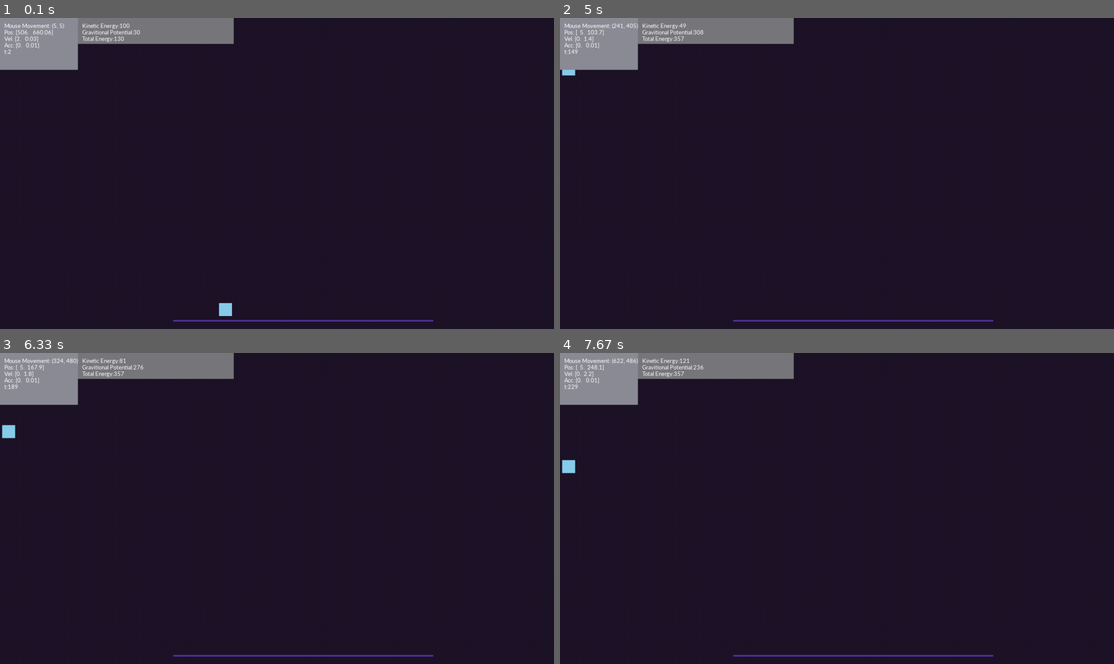
Above: before the commit, frames 1-4 (two rows, left to right).
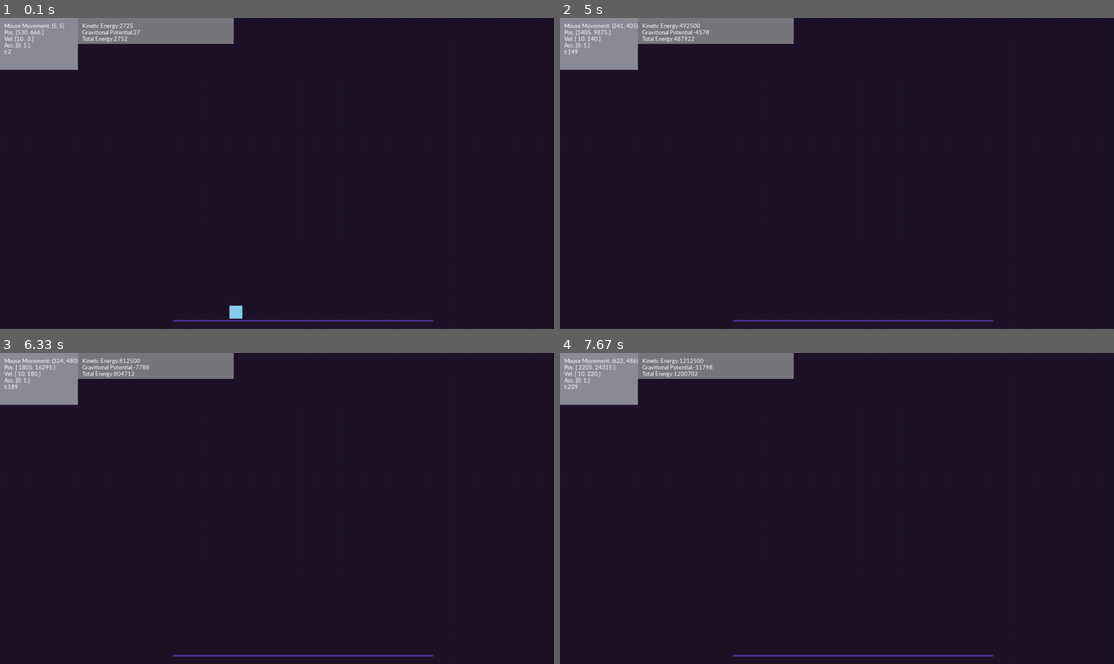
Above: after the commit, the same moments.

Repository: JedSkilling/ProtoRenderer
Game: pygame game, started from Code/Collision Experimentation/main2.py
Same seed, same stepped clock (60 frames per second), same inputs: the game is played once before the commit and once after it.
Inputs (mouse positions are in pixels of both pictures, inside the frame that each line leads up to):
- Up to frame 1 (0.1 s): no input
- Up to frame 2 (5 s): hold R 0.33-0.8 s; move the mouse to (814, 185) at 0.37 s; click (892, 241) at 0.88 s; click (1041, 282) at 1.22 s; click (704, 111) at 1.55 s; click (820, 120) at 1.88 s; click (748, 70) at 2.22 s; click (626, 105) at 2.55 s; click (1036, 148) at 2.92 s; click (676, 114) at 3.38 s; click (587, 33) at 3.72 s, where only the run after the commit has a clickable "Pos: [1015. 5156.]"; click (1036, 245) at 4.05 s; click (670, 288) at 4.38 s; click (665, 192) at 4.72 s
- Up to frame 3 (6.33 s): click (310, 595) at 5.05 s; click (376, 611) at 5.38 s; click (83, 617) at 5.72 s; click (138, 561) at 6.05 s
- Up to frame 4 (7.67 s): click (1014, 436) at 6.38 s; click (864, 421) at 6.72 s; click (914, 527) at 7.08 s; click (831, 561) at 7.38 s

The runs differ from the first frame. In frame 1, 0.3% of the frame differs, in the area x 3-44%, y 1-97%; in frame 2, 0.2%; in frame 3, 0.3%; in frame 4, 0.3%.

Commit message:
Adding instant collision

Diff:
--- a/Code/Collision Experimentation/main2.py
+++ b/Code/Collision Experimentation/main2.py
@@ -2,6 +2,7 @@
 import pygame
 import time
 import math
+import copy
 
 class box:
     def __init__(self, motionInfo, mass = 50) -> None:
@@ -17,7 +18,7 @@
         self.height = 30
 
     def drawSelf(self):
-        print(self.pos)
+        #print(self.pos)
         c1 = self.pos[0]
         c2 = self.pos[1]
         c3 = self.width
@@ -25,7 +26,7 @@
 
 
         rectInfo = [c1, c2, c3, c4]
-        print(rectInfo)
+        #print(rectInfo)
         pygame.draw.rect(surface_main, self.color, rectInfo)
 
     def updatePos(self):
@@ -61,7 +62,7 @@
             relativeYPos = yIntercept - self.pos[1]
             relativeXPos = x - x_1
             if((0 < relativeYPos and relativeYPos < self.height) and (0 < relativeXPos and relativeXPos < (x_2-x_1))):
-                print("Colliding with x edge")
+                #print("Colliding with x edge")
                 collX = True
 
         for y in yVals:
@@ -69,11 +70,11 @@
             relativeXPos = xIntercept - self.pos[0]
             relativeYPos = y - min(y_1, y_2)
             if((0 < relativeXPos and relativeXPos < self.width) and (0 < relativeYPos and relativeYPos < abs(y_2 - y_1))):
-                print("Colliding with y edge")
+                #print("Colliding with y edge")
                 collY = True
 
 
-        print("Coll check finished")
+        #print("Coll check finished")
         if(collX or collY):
             self.actionOnIntersection(testLine)
         else:
@@ -99,6 +100,7 @@
         self.vel -= self.acc * currentRestitionVal
 
     def calcReactionImpulse(self, testLine):    #   Assumptions: 1. Testline is stationary, so we are already in its reference frame 2. restitution num is the value for the moving object
+        #                                           Friction is currently only from the testline, should add the ability to combine co-efficients
         #   For new reference frame with will change
         relVel1 = getParallelAndPerpendicular(self.vel, testLine.normal)
 
@@ -123,11 +125,23 @@
         deltaV2 = u2
         impulse1 = deltaV1*m1
         self.applyImpulse(impulse1*testLine.normal, 1)
+        self.getFriction(impulse1, relVel1[1], testLine.friction, testLine.normal)
         if(not testLine.mass == -1):
             impulse2 = deltaV2*m2
             #testLine.applyImpulse()    Not implemented yet
             NotImplementedError
 
+    def getFriction(self, impulse, unNormalisedDirection, friction, normal):    #   Need to prevent over friction
+        parallelDirection = rotateByAngle(normal, math.pi/2)
+        print(unNormalisedDirection)
+        dir = np.sign(unNormalisedDirection)*parallelDirection
+        frictionImpulse = -dir*impulse*friction
+
+        deltaV = magnitude(frictionImpulse/self.mass)
+        if(not np.sign(unNormalisedDirection - deltaV) == np.sign(unNormalisedDirection)):
+            frictionImpulse = -dir*unNormalisedDirection*self.mass
+            print("Reducing vel to zero")
+        self.applyImpulse(frictionImpulse, 1)
 
 
     def getKE(self):
@@ -147,12 +161,13 @@
 
 
 class line:
-    def __init__(self, v1, v2, stiffness, restitution, width = 4, mass = -1) -> None: #   v1,v2 are numpy arrays, restitution is effectively dampening
+    def __init__(self, v1, v2, stiffness, restitution, width = 4, mass = -1, friction=0) -> None: #   v1,v2 are numpy arrays, restitution is effectively dampening
         self.v1 = v1
         self.v2 = v2
         self.stiffness = stiffness
         self.restitution = restitution
         self.mass = mass
+        self.friction = friction
         self.getNormal()
 
         self.color = np.array((80, 50, 150))
@@ -160,7 +175,7 @@
 
     def getNormal(self):
         self.normal = normalise(rotateByAngle(self.v2-self.v1, -math.pi/2))
-        print(self.normal)
+        #print(self.normal)
 
     def drawSelf(self):
         pygame.draw.line(surface_main, self.color, self.v1, self.v2, self.width)
@@ -183,10 +198,13 @@
     return rotated_vector
 
 def getParallelAndPerpendicular(v, y):  #   Returns two values corresponding to the vector in parallel/perpendicular base coords
-    sintheta = dot(normalise(v), y)
-    print(sintheta)
-    parallel = round(magnitude(v) * sintheta, 6)
-    perpendicular = round(magnitude(v) * (math.sqrt(1-sintheta**2)), 6)
+    costheta = dot(normalise(v), y)
+    parallel = round(magnitude(v) * costheta, 6)
+    perpendicularMag = round(magnitude(v) * (math.sqrt(1-costheta**2)), 6)
+    if(dot(v, rotateByAngle(y, math.pi/2)) > 0):
+        perpendicular = perpendicularMag
+    else:
+        perpendicular = -perpendicularMag
     return np.array((parallel, perpendicular))
 
 
@@ -221,6 +239,9 @@
 gravityStrength = 0.01
 instantReactionImpulse = True
 
+startVel = np.array((10, 0), float)
+startAcc = np.array((0, 1), float)
+
 
 pygame.init()
 screen = pygame.display.set_mode((0, 0), pygame.FULLSCREEN)
@@ -237,10 +258,19 @@
 
 allLines = []
 
-motionInfo = [np.array((500, 660), float), np.array((2, 0), float),  np.array((0, 0.01), float)]
+motionInfo = [np.array((500, 660), float), startVel.copy(),  startAcc.copy()]
 mainBox = box(motionInfo)
-line01 = line(np.array((400, 700)), np.array((1000, 700)), 10, 0.9)
+
+line01 = line(np.array((400, 700)), np.array((1000, 700)), 10, 0.9, friction=0.1)
 allLines.append(line01)
+'''
+line02 = line(np.array((1000, 700)), np.array((1300, 100)), 10, 0.9)
+allLines.append(line02)
+
+
+line03 = line(np.array((200, 500)), np.array((400, 700)), 10, 0.9)
+allLines.append(line03)
+'''
 
 t=0
 running = True
@@ -256,7 +286,7 @@
                 running = False
             if event.key == pygame.K_r:
                 mainBox.pos = np.array(mouse, float)
-                mainBox.vel = np.array((0, 0), float)
+                mainBox.vel = startVel.copy()
 
 
     mainBox.updatePos()
@@ -278,9 +308,9 @@
     smallfont = pygame.font.SysFont('Corbel',15)
 
     mouseInfo = f"Mouse Movement: {mouse}"
-    boxPos = f"Pos: {mainBox.pos}"
-    boxVel = f"Vel: {mainBox.vel}"
-    boxAcc = f"Acc: {mainBox.acc}"
+    boxPos = f"Pos: {np.round(mainBox.pos,1)}"
+    boxVel = f"Vel: {np.round(mainBox.vel,2)}"
+    boxAcc = f"Acc: {np.round(mainBox.acc, 1)}"
     timeInfo = f"t:{t}"
     KE = round(mainBox.getKE()) #   These are rounded, avoid doing calculations with them
     GPE = round(mainBox.getGPE())
--- a/Code/testing.py
+++ b/Code/testing.py
@@ -35,8 +35,8 @@
 
 
 
-v1 = np.array((1, 1))
-normal = normalise(np.array((0.1, 1)))
+v1 = np.array((1, 1), float)
+normal = normalise(v1)
 u1 = getParallelAndPerpendicular(v1, normal)
 print(u1)
 
